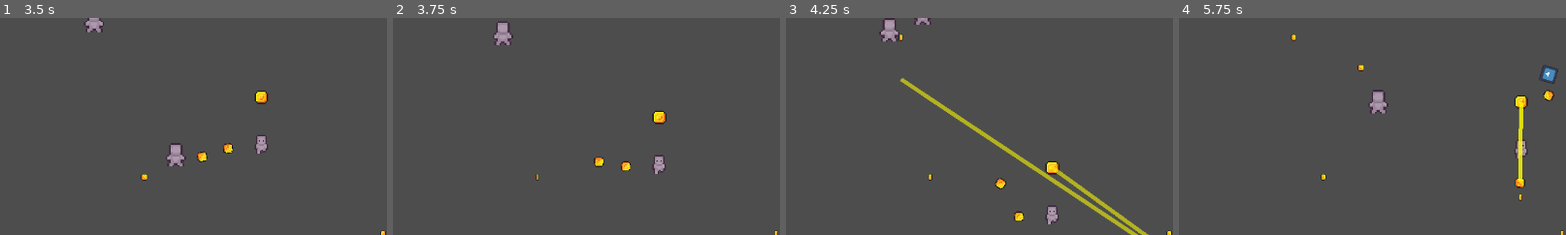
Above: before the commit, frames 1-4 (left to right).
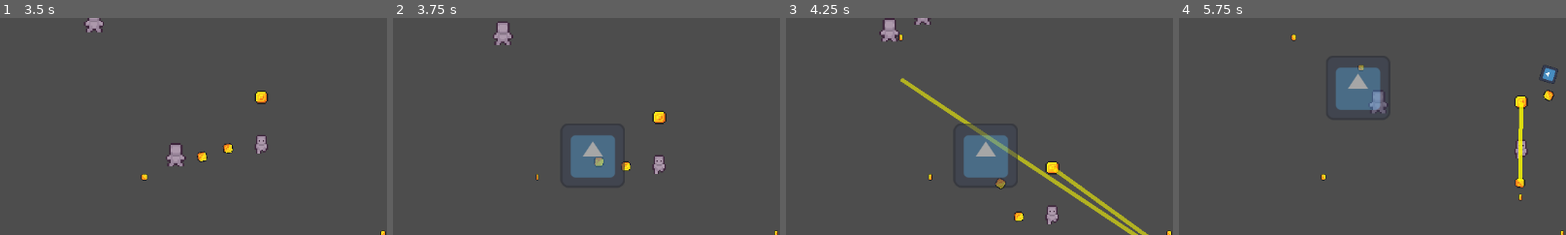
Above: after the commit, the same moments.

Repository: ImperatusGames/TopDownGame
Game: Godot game, scene res://game.tscn
Same seed, same stepped clock (60 frames per second), same inputs: the game is played once before the commit and once after it. The engine's default icon, where the game draws it, is replaced by a stand-in: a white triangle on a blue panel in a dark square.
Inputs:
- Up to frame 1 (3.5 s): click "Spawn Fire Orb" at 0.5 s; click "Spawn an Ice Orb" at 1.25 s; click "Spawn Lightning Orb" at 2 s; hold D (move_right) from 2.78 s (still down)
- Up to frame 2 (3.75 s): release D (move_right) at 3.53 s; hold S (move_down) from 3.53 s (still down)
- Up to frame 3 (4.25 s): keep holding S (move_down)
- Up to frame 4 (5.75 s): release S (move_down) at 4.28 s; hold D (move_right) 4.28-5.03 s; hold W (move_up) from 5.03 s (still down)
The pictures show only the part of the screen within x 27-77%, y 4-54%; the shares and areas given below are measured in that part.

Frame 1 is identical in both runs. In frame 2, 2.3% of the frame differs, in the area x 45-60%, y 54-74%; in frame 3, 2.5%, in the area x 45-60%, y 48-79%; in frame 4, 2.4%.

Commit message:
Explosion!
Added Explosion (Doesn't work though...)

Diff:
--- /dev/null
+++ b/player/weapons/explosion.gd
@@ -0,0 +1,23 @@
+extends Area2D
+
+var damage := 1
+
+func _ready() -> void:
+	%Timer.timeout.connect(_on_timer_timeout)
+
+	explode()
+
+func explode():
+	var bodies = get_overlapping_bodies()
+	print(bodies.size(), " bodies in explosion")
+	if bodies.size() > 0:
+		var attack = Attack.new()
+		attack.attack_damage = damage
+
+		for i in bodies:
+			if bodies[i].has_node("HurtBoxComponent") == true:
+				var hurtbox: HurtBoxComponent = bodies[i].get_node("HurtBoxComponent")
+				hurtbox.damage(attack)
+
+func _on_timer_timeout():
+	queue_free()
--- /dev/null
+++ b/player/weapons/explosion.tscn
@@ -0,0 +1,27 @@
+[gd_scene load_steps=4 format=3 uid="uid://ck8yc2llmmfk3"]
+
+[ext_resource type="Texture2D" uid="uid://cp6gi6r4yrvmd" path="res://icon.svg" id="1_6vwwm"]
+[ext_resource type="Script" path="res://player/weapons/explosion.gd" id="1_bfsbd"]
+
+[sub_resource type="CircleShape2D" id="CircleShape2D_c6q50"]
+radius = 47.0106
+
+[node name="Explosion" type="Area2D"]
+modulate = Color(1, 1, 1, 0.501961)
+top_level = true
+collision_layer = 12
+collision_mask = 12
+script = ExtResource("1_bfsbd")
+
+[node name="Icon" type="Sprite2D" parent="."]
+scale = Vector2(0.75, 0.75)
+texture = ExtResource("1_6vwwm")
+
+[node name="CollisionShape2D" type="CollisionShape2D" parent="."]
+shape = SubResource("CircleShape2D_c6q50")
+
+[node name="Timer" type="Timer" parent="."]
+unique_name_in_owner = true
+wait_time = 0.75
+one_shot = true
+autostart = true
--- a/player/weapons/fire_orb.gd
+++ b/player/weapons/fire_orb.gd
@@ -1,7 +1,8 @@
 extends Area2D
 
-var upgrade_level = 1
-var damage = 0
+var upgrade_level := 1
+var damage := 0
+var explosions := false
 
 func _ready() -> void:
 	$Timer.timeout.connect(_on_timer_timeout)
@@ -15,6 +16,8 @@
 	var new_fireball = FIREBALL.instantiate()
 	new_fireball.global_position = %FireOrbSprite.global_position
 	new_fireball.global_rotation = %FireOrbSprite.global_rotation
+	new_fireball.collision_layer
+	new_fireball.collision_mask
 	new_fireball.damage += damage
 	%FireOrbSprite.add_child(new_fireball)
 
--- a/player/weapons/fireball.gd
+++ b/player/weapons/fireball.gd
@@ -1,7 +1,9 @@
 extends Area2D
 
-var travelled_distance = 0
-var damage = 1
+var travelled_distance := 0
+var damage := 1
+var explosions := true
+var explosion_damage := 0
 
 func _ready() -> void:
 	area_entered.connect(_on_area_entered)
@@ -26,5 +28,22 @@
 		attack.attack_damage = damage
 
 		hurtbox.damage(attack)
-		print("Damage dealt!")
+
+		if explosions == true:
+			explosion()
+
+			#var tween = create_tween()
+			#tween.tween_property(new_explosion, "modulate", Color.TRANSPARENT, 1)
+			#tween.tween_callback(new_explosion.queue_free)
+
+		#print("Damage dealt!")
 		queue_free()
+
+func explosion():
+	const EXPLOSION = preload("res://player/weapons/explosion.tscn")
+	var new_explosion = EXPLOSION.instantiate()
+	new_explosion.damage += explosion_damage
+	new_explosion.global_position = global_position
+	#new_explosion.collision_layer = collision_layer
+	#new_explosion.collision_mask = collision_mask
+	call_deferred("add_sibling", new_explosion)
